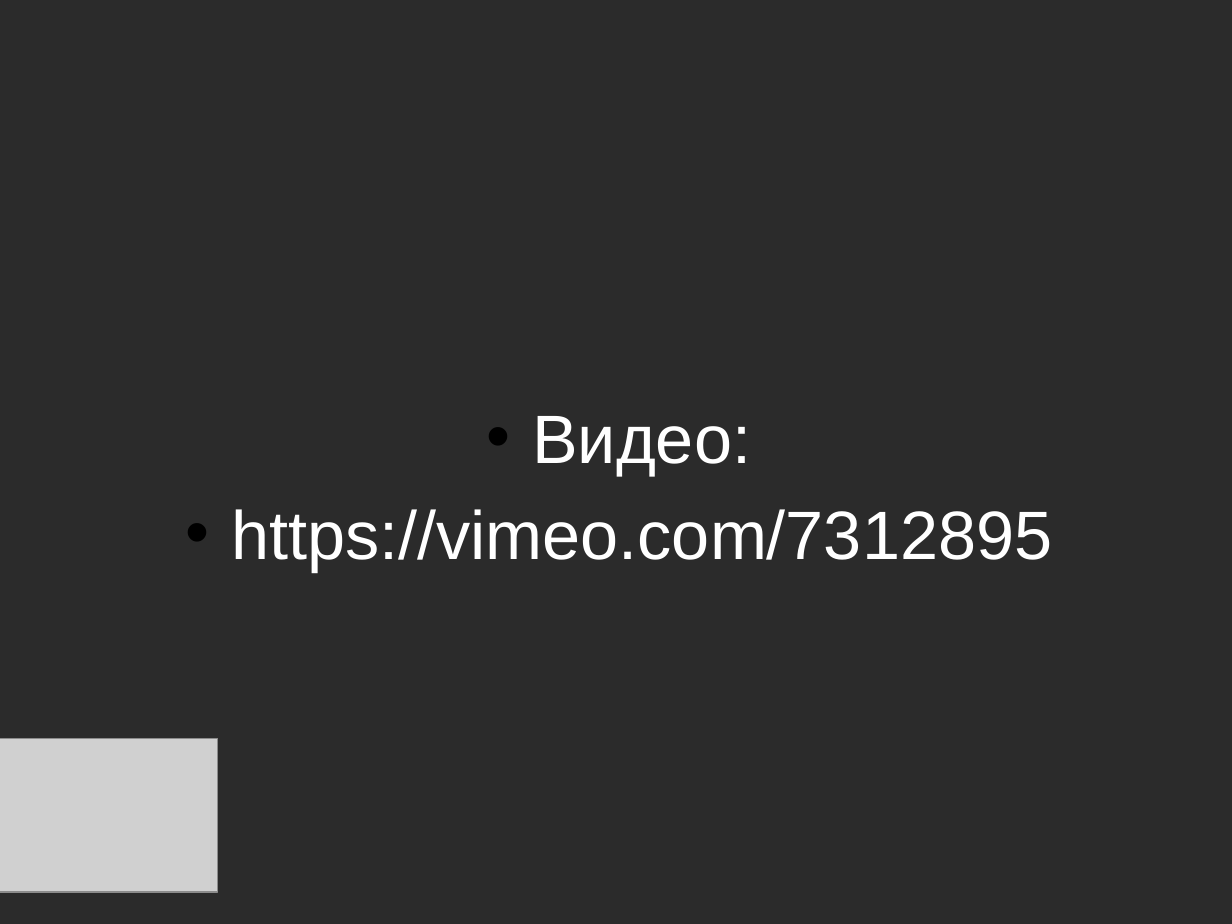
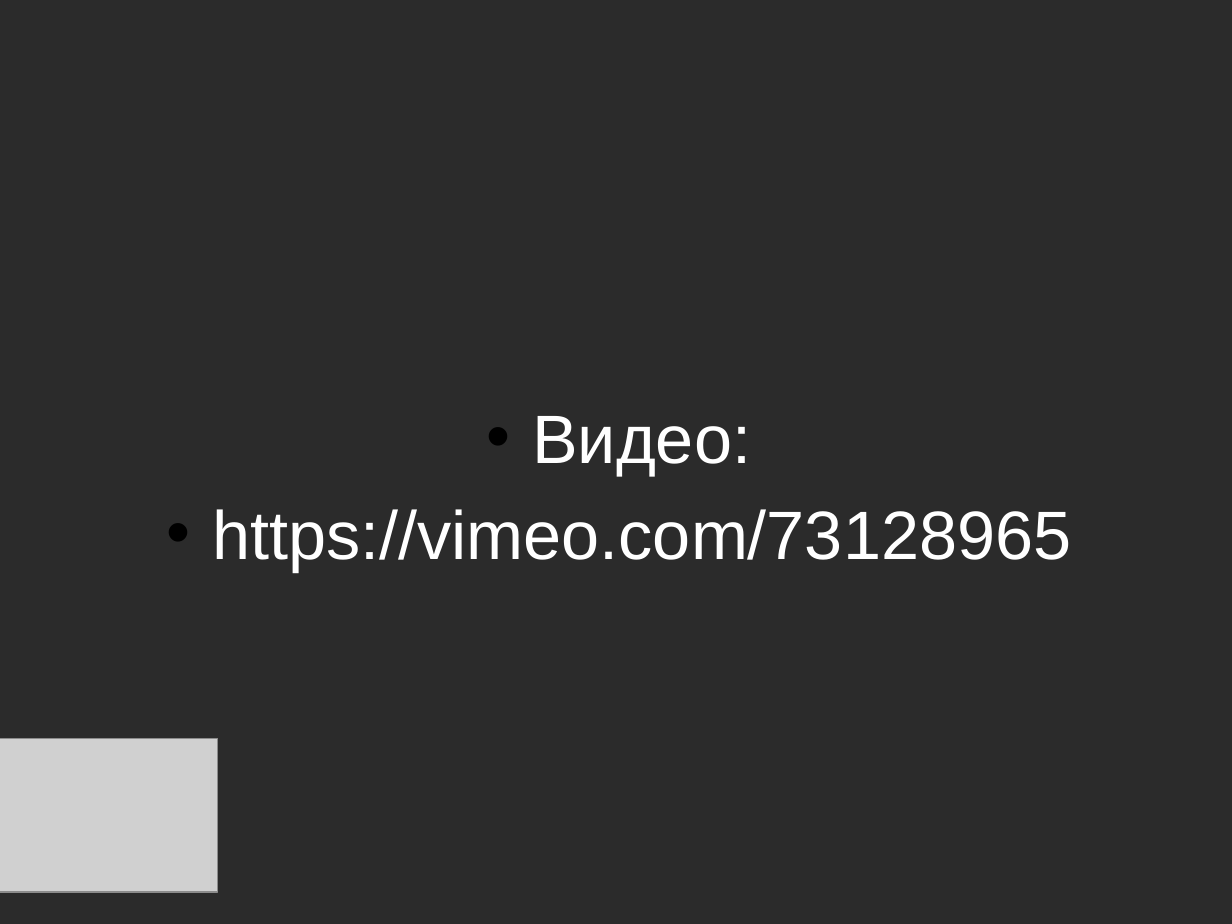
Before and after one commit to asolntsev/presentations, a slide deck: slide 47 of ui-tests/the_fast_and_the_continuous.sqadays2014.odp. Drawn at 1232x924 pixels with LibreOffice and Linux fonts; fonts in the diff are those of the drawing; grey boxes stand for pictures; background and template pictures are left out; a plain dark background stands for a picture behind light text. Boxes give left, top, right and bottom in pixels: in the first picture for what was removed or moved away, otherwise in the second. Text is boxed around its words. In the diff, an @@ line names an element or a change of style, - is before the commit and + after.

Commit message:
some changes in presentation (?)...

```diff
--- a/ui-tests/the_fast_and_the_continuous.sqadays2014.odp
+++ b/ui-tests/the_fast_and_the_continuous.sqadays2014.odp
@@ text "Видео:": place and size @@
-text "Видео:" at box(231, 416, 1052, 571)
+text "Видео:" at box(212, 416, 1071, 571)
@@ text at box(212, 509, 1071, 571): text changed @@
-• https://vimeo.com/7312895
+• https://vimeo.com/73128965
```
